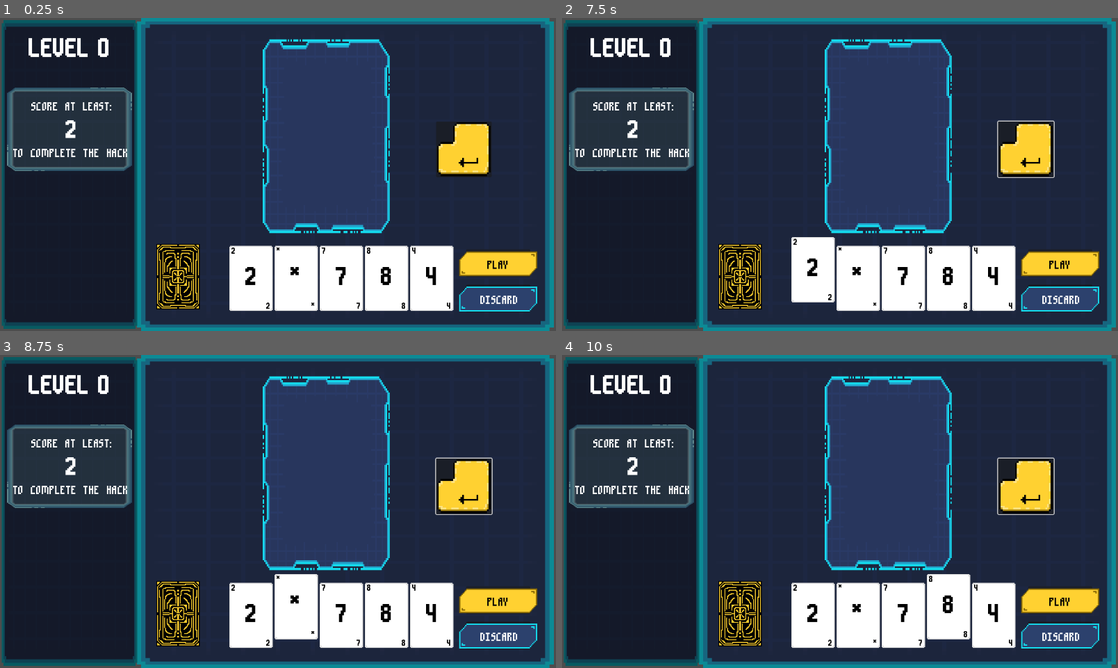
Above: before the commit, frames 1-4 (two rows, left to right).
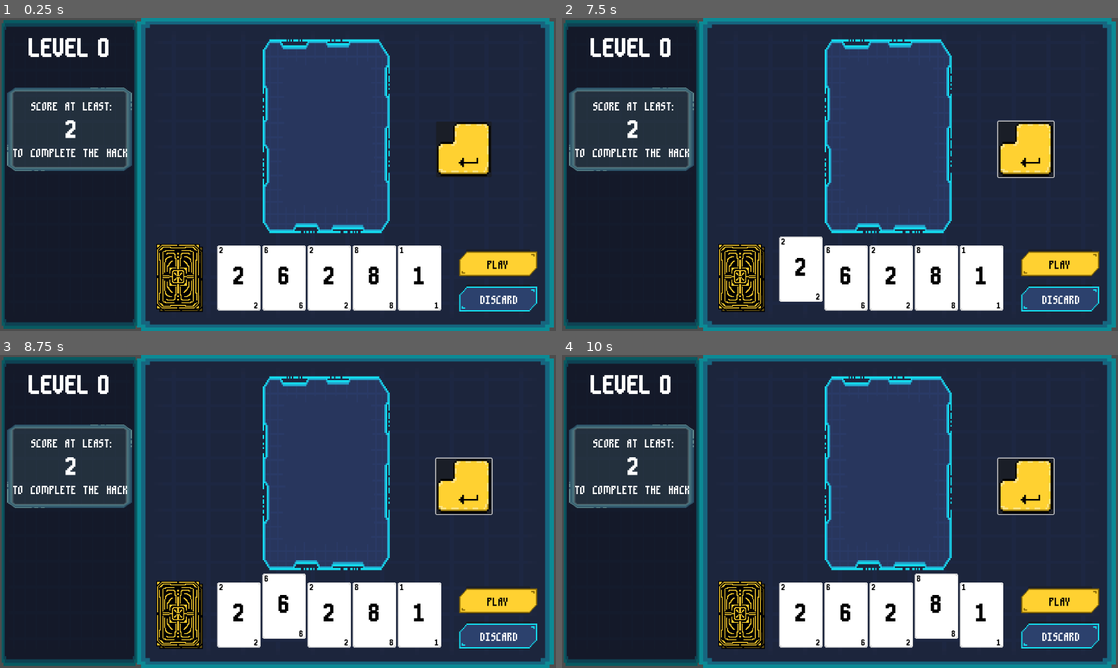
Above: after the commit, the same moments.

Repository: hd2802/stack-demon
Game: Godot game, scene res://_Scenes/level.tscn
The game is run twice, just before and just after one commit, with the same random seed, the same clock (stepped at 60 frames per second) and the same inputs.
Inputs (mouse positions are in pixels of both pictures, inside the frame that each line leads up to):
- Up to frame 1 (0.25 s): no input
- Up to frame 2 (7.5 s): click "DISCARD" at 0.5 s; click "PLAY" at 1.25 s; click "PLAY" at 2 s; click (1023, 149) at 2.75 s; click "DISCARD" at 3.5 s; click (1023, 149) at 4.25 s; click "PLAY" at 5 s; click "DISCARD" at 5.75 s; click (1023, 149) at 6.5 s; tap Enter at 7.25 s; move the mouse to (812, 277) at 7.27 s; click (812, 277) at 7.42 s
- Up to frame 3 (8.75 s): tap Space at 8 s; move the mouse to (294, 614) at 8.02 s; click (294, 614) at 8.17 s
- Up to frame 4 (10 s): tap Enter at 8.75 s; move the mouse to (901, 614) at 8.77 s; click (901, 614) at 8.92 s; tap Space at 9.5 s; move the mouse to (951, 614) at 9.52 s; click (951, 614) at 9.67 s

The runs differ from the first frame. In frame 1, 3.4% of the frame differs, in the area x 28-82%, y 72-94%; in frame 2, 3.5%; in frame 3, 3.5%, in the area x 28-82%, y 69-94%; in frame 4, 3.5%.

Commit message:
feat: add discard and draw card feature

Diff:
--- a/_Scenes/level.tscn
+++ b/_Scenes/level.tscn
@@ -46,10 +46,10 @@
 vertical_alignment = 1
 
 [node name="Hand" type="HBoxContainer" parent="."]
-offset_left = 528.0
-offset_top = 524.0
-offset_right = 1028.0
-offset_bottom = 674.0
+offset_left = 500.0
+offset_top = 523.0
+offset_right = 1000.0
+offset_bottom = 673.0
 mouse_filter = 2
 script = ExtResource("2_f4ts2")
 
@@ -175,9 +175,16 @@
 offset_bottom = 670.0
 script = ExtResource("14_8gfyp")
 
+[node name="BackgroundDeckSprite" type="Sprite2D" parent="Deck"]
+modulate = Color(0.40642, 0.40642, 0.40642, 1)
+position = Vector2(7, 6)
+texture = ExtResource("14_p3q1b")
+centered = false
+
 [node name="DeckSprite" type="Sprite2D" parent="Deck"]
 position = Vector2(50, 75)
 texture = ExtResource("14_p3q1b")
 
 [connection signal="pressed" from="PlayCardButton" to="Hand" method="_on_play_card_button_pressed"]
+[connection signal="pressed" from="DiscardButton" to="Hand" method="_on_discard_button_pressed"]
 [connection signal="pressed" from="StackCalculationButton" to="Stack" method="_on_stack_calculation_button_pressed"]
--- a/_Scripts/Hand/hand.gd
+++ b/_Scripts/Hand/hand.gd
@@ -30,13 +30,15 @@
 	new_card.clicked.connect(_on_card_clicked)
 	self.add_child(new_card)
 
+func add_random_card():
+	var rng = RandomNumberGenerator.new()
+	var card_id = POSSIBLE_CARDS[rng.randi_range(0, len(POSSIBLE_CARDS) - 1)]
+	add_card(card_id)
+
 func fill_hand(num_cards : int) -> void:
-	var rng = RandomNumberGenerator.new()
-
 	while num_cards < HAND_SIZE:
-		var card_id = POSSIBLE_CARDS[rng.randi_range(0, len(POSSIBLE_CARDS) - 1)]
-		add_card(card_id)
-		num_cards+=1
+		add_random_card()
+		num_cards += 1
 
 func _on_card_clicked(card: Card):
 	if selected_card :
@@ -55,3 +57,11 @@
 		card_played.emit(selected_card)
 		selected_card.queue_free()
 		selected_card = null
+
+func _on_discard_button_pressed() -> void:
+	if selected_card:
+		selected_card.queue_free()
+		selected_card = null
+		add_random_card()
+	else:
+		pass
